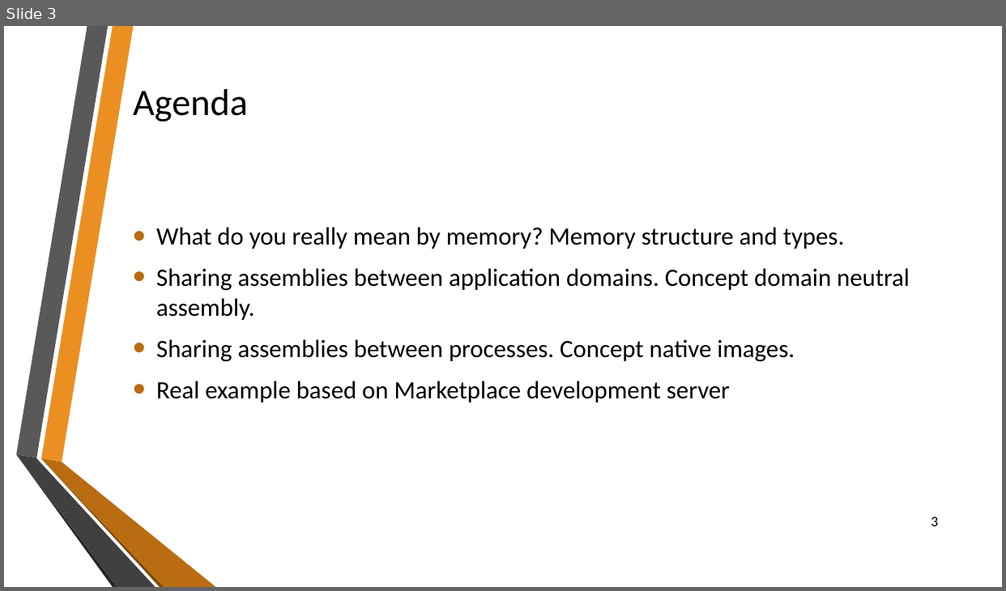
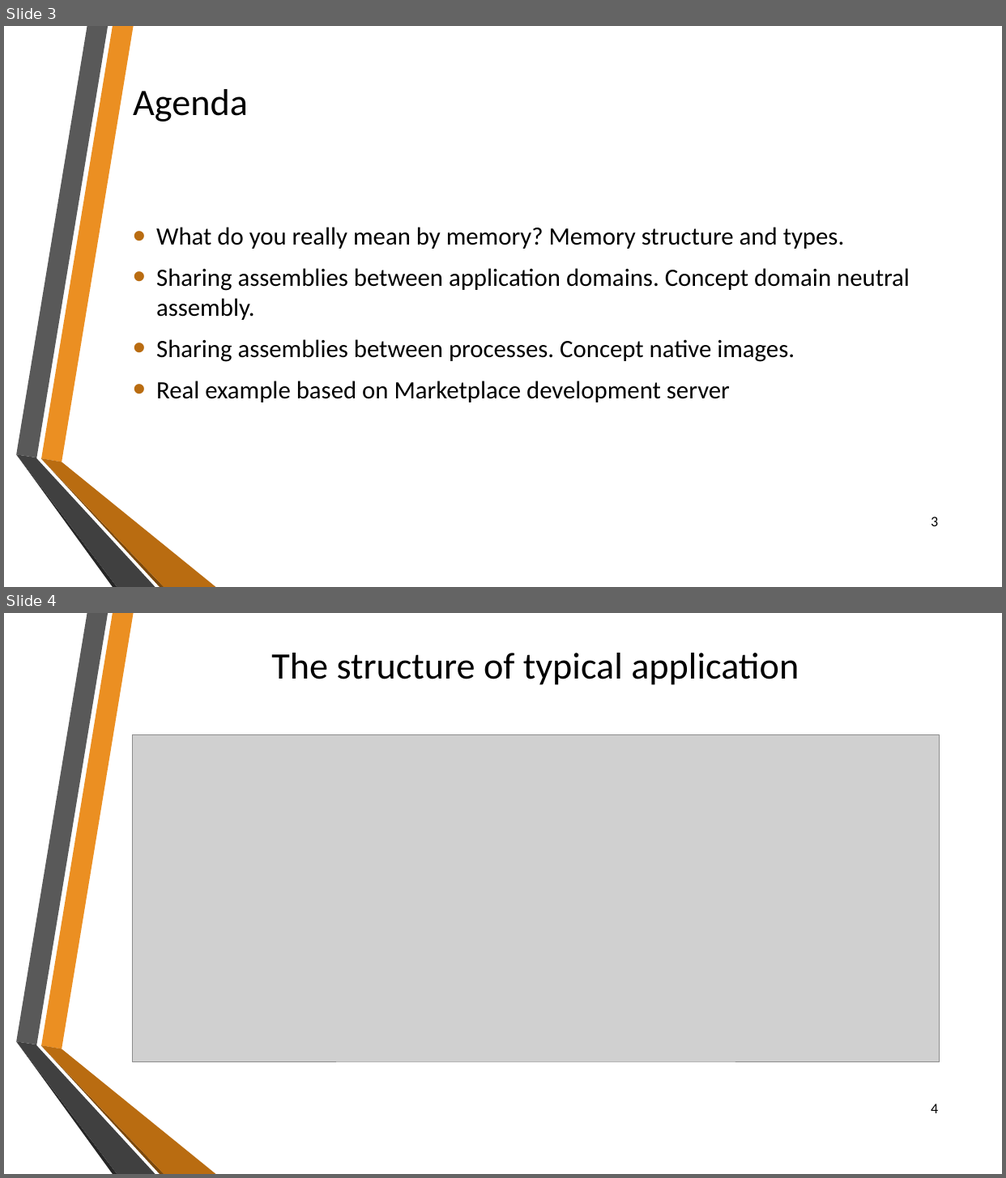
Before and after one commit to sflusov/IISSharingAssemblies, a slide deck: presentation/Sharing common assemblies.pptx. Shown one above the other, each under a label of ours: slide 3 before the commit, slides 3 and 4 after it. The pictures are 1006x591 and 1006x1178 pixels, drawn with LibreOffice and Linux fonts; fonts in the diff are those of the drawing; grey boxes stand for pictures; background and template pictures are left out. Boxes give left, top, right and bottom in pixels: in the first picture for what was removed or moved away, otherwise in the second. Text is boxed around its words. In the diff, an @@ line names an element or a change of style, - is before the commit and + after.

```diff
--- a/presentation/Sharing common assemblies.pptx
+++ b/presentation/Sharing common assemblies.pptx
@@ slide 4 added at [4,613,1002,1174], background picture (left out); not listed: 6 template elements that a slide beside it also shows @@
@@ title added at [271,653,799,685], 36 pt, text #000000 @@
+The structure of typical application
@@ picture added at [132,735,939,1062] @@
@@ page number added at [931,1104,938,1114], 14 pt, text #000000 @@
+4
```
Also in this commit, not shown: 12 slides changed, 2 other slides added.
